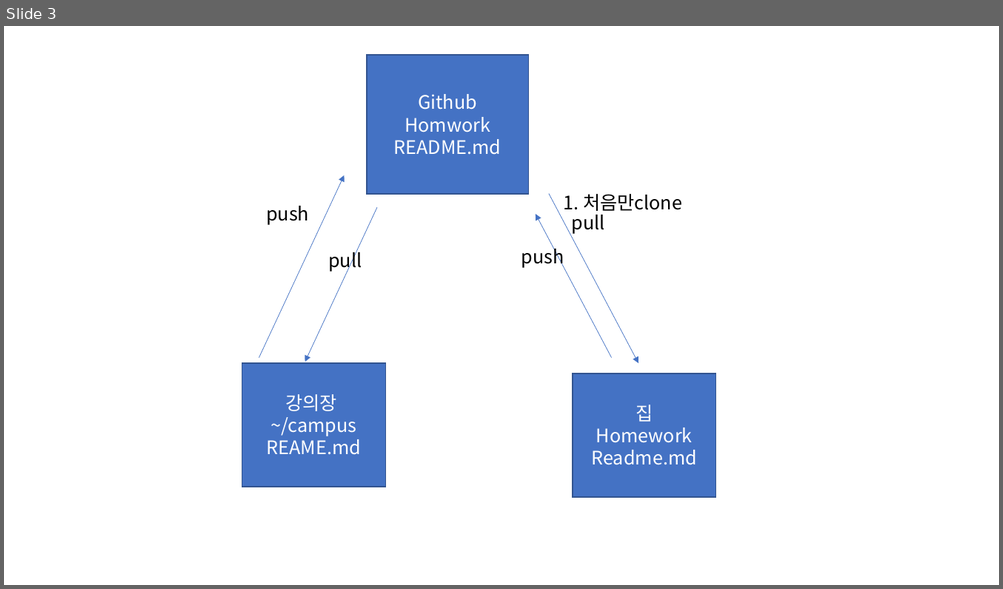
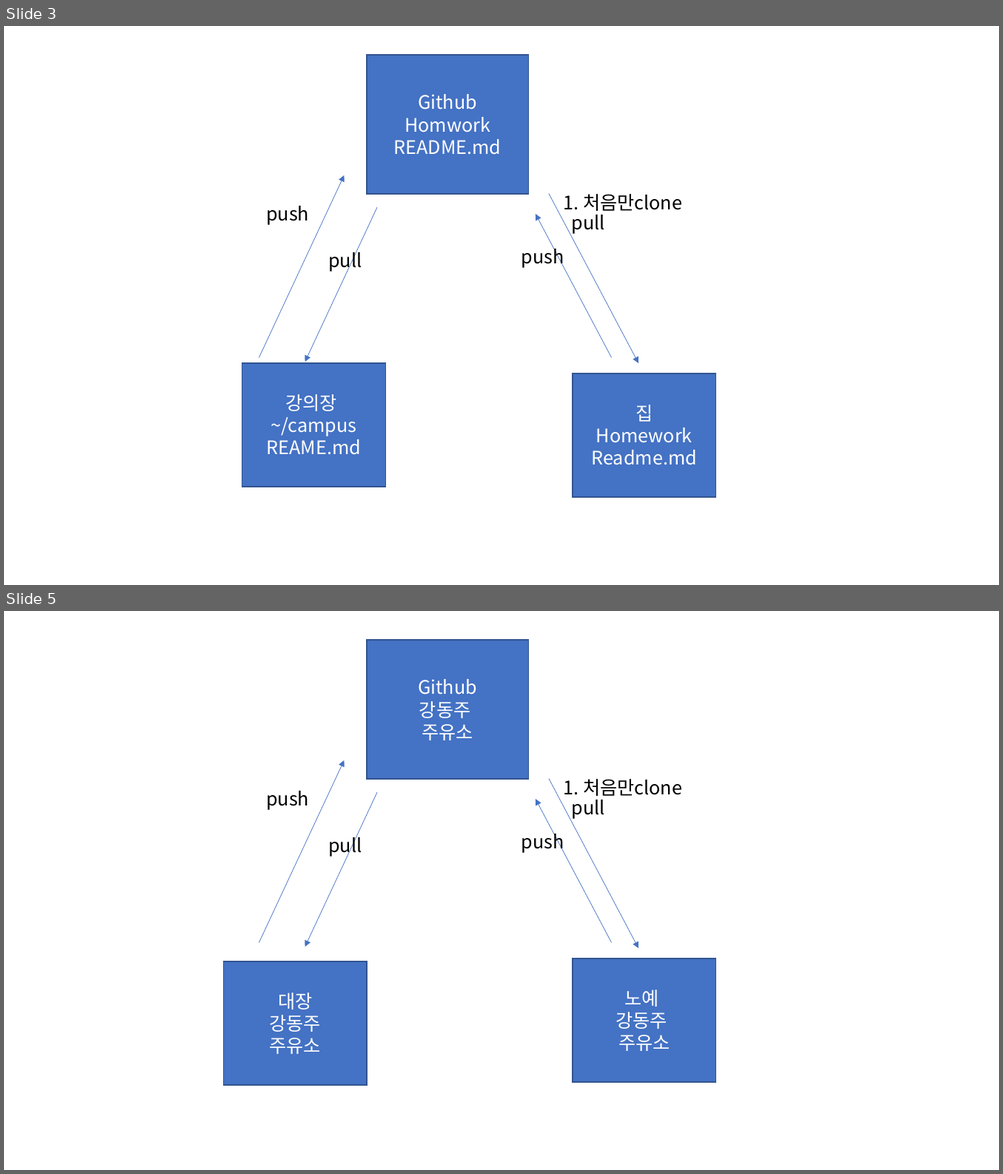
Before and after one commit to adak0102/Githubnote, a slide deck: 프레젠테이션1.pptx. Shown one above the other, each under a label of ours: slide 3 before the commit, slides 3 and 5 after it; the slides between them are not shown. The pictures are 1003x589 and 1003x1174 pixels, drawn with LibreOffice and Linux fonts; fonts in the diff are those of the drawing. Boxes give left, top, right and bottom in pixels: in the first picture for what was removed or moved away, otherwise in the second. Text is boxed around its words. In the diff, an @@ line names an element or a change of style, - is before the commit and + after.

```diff
--- a/프레젠테이션1.pptx
+++ b/프레젠테이션1.pptx
@@ slide 5 added at [4, 611, 999, 1170], background #FFFFFF @@
@@ rectangle added at [367, 640, 529, 780], fill #4472C4, outline #325491 1 pt, 18 pt, text #FFFFFF @@
+Github
+강동주
+주유소
@@ arrow added from (259, 943) to (344, 760), #4472C4 0.5 pt @@
@@ arrow added from (549, 779) to (638, 948), #4472C4 0.5 pt @@
@@ text added at [563, 779, 682, 796], 18 pt, text #000000 @@
+1. 처음만clone
@@ text added at [266, 791, 309, 810], 18 pt, text #000000 @@
+push
@@ arrow added from (377, 792) to (304, 947), #4472C4 0.5 pt @@
@@ arrow added from (612, 943) to (535, 799), #4472C4 0.5 pt @@
@@ text added at [572, 795, 605, 819], 18 pt, text #000000 @@
+pull
@@ text added at [521, 829, 564, 853], 18 pt, text #000000 @@
+push
@@ text added at [328, 833, 361, 857], 18 pt, text #000000 @@
+pull
@@ rectangle added at [223, 962, 367, 1085], fill #4472C4, outline #325491 1 pt, 18 pt, text #FFFFFF @@
+대장
+강동주
+주유소
@@ rectangle added at [572, 959, 716, 1082], fill #4472C4, outline #325491 1 pt, 18 pt, text #FFFFFF @@
+노예
+강동주
+주유소
```
Also in this commit, not shown: 9 other slides added, 3 other files.
